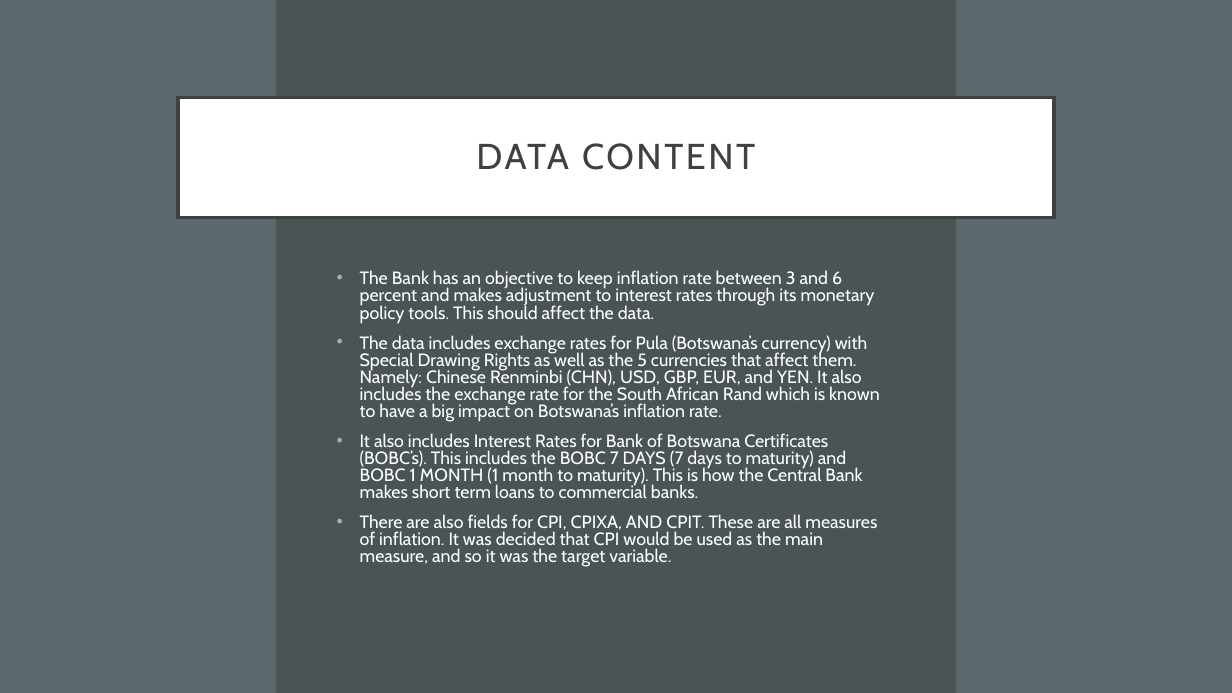
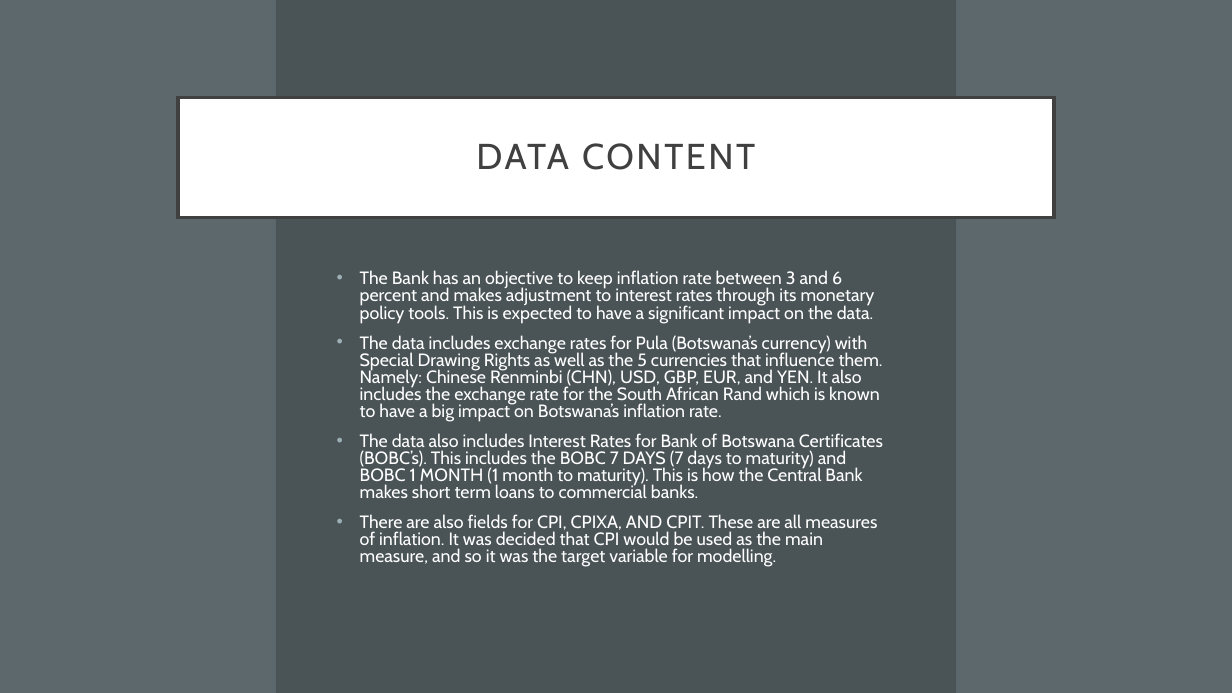
Before and after one commit to Thaps/DataScienceGuidedCapstone, a slide deck: slide 4 of Unit25AdvancedSQL/BOTSWANA CUSTOMER PRICE Index study.pptx (slide 3 before the commit). Drawn at 1232x693 pixels with LibreOffice and Linux fonts; fonts in the diff are those of the drawing. Boxes give left, top, right and bottom in pixels: in the first picture for what was removed or moved away, otherwise in the second. Text is boxed around its words. In the diff, an @@ line names an element or a change of style, - is before the commit and + after.

```diff
--- a/Unit25AdvancedSQL/BOTSWANA CUSTOMER PRICE Index study.pptx
+++ b/Unit25AdvancedSQL/BOTSWANA CUSTOMER PRICE Index study.pptx
@@ text at [360, 270, 883, 567]: text changed @@
-• The Bank has an objective to keep inflation rate between 3 and 6 percent and makes adjustment to interest rates through its monetary policy tools. This should affect the data.
-• The data includes exchange rates for Pula (Botswana’s currency) with Special Drawing Rights as well as the 5 currencies that affect them. Namely: Chinese Renminbi (CHN), USD, GBP, EUR, and YEN. It also includes the exchange rate for the South African Rand which is known to have a big impact on Botswana’s inflation rate.
-• It also includes Interest Rates for Bank of Botswana Certificates (BOBC’s). This includes the BOBC 7 DAYS (7 days to maturity) and BOBC 1 MONTH (1 month to maturity). This is how the Central Bank makes short term loans to commercial banks.
-• There are also fields for CPI, CPIXA, AND CPIT. These are all measures of inflation. It was decided that CPI would be used as the main measure, and so it was the target variable.
+• The Bank has an objective to keep inflation rate between 3 and 6 percent and makes adjustment to interest rates through its monetary policy tools. This is expected to have a significant impact on the data.
+• The data includes exchange rates for Pula (Botswana’s currency) with Special Drawing Rights as well as the 5 currencies that influence them. Namely: Chinese Renminbi (CHN), USD, GBP, EUR, and YEN. It also includes the exchange rate for the South African Rand which is known to have a big impact on Botswana’s inflation rate.
+• The data also includes Interest Rates for Bank of Botswana Certificates (BOBC’s). This includes the BOBC 7 DAYS (7 days to maturity) and BOBC 1 MONTH (1 month to maturity). This is how the Central Bank makes short term loans to commercial banks.
+• There are also fields for CPI, CPIXA, AND CPIT. These are all measures of inflation. It was decided that CPI would be used as the main measure, and so it was the target variable for modelling.
```
Also in this commit, not shown: 7 other slides changed, 1 slide added.
